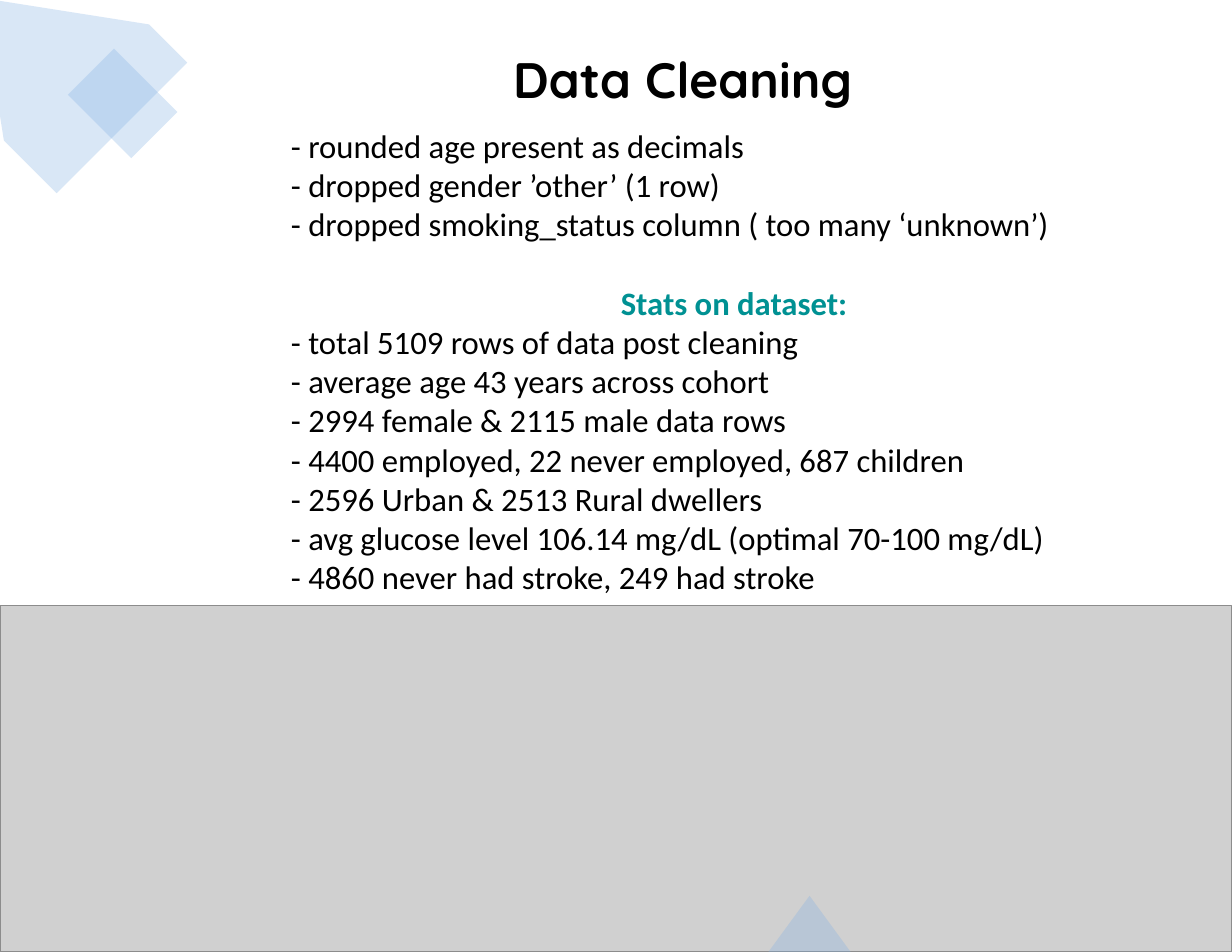
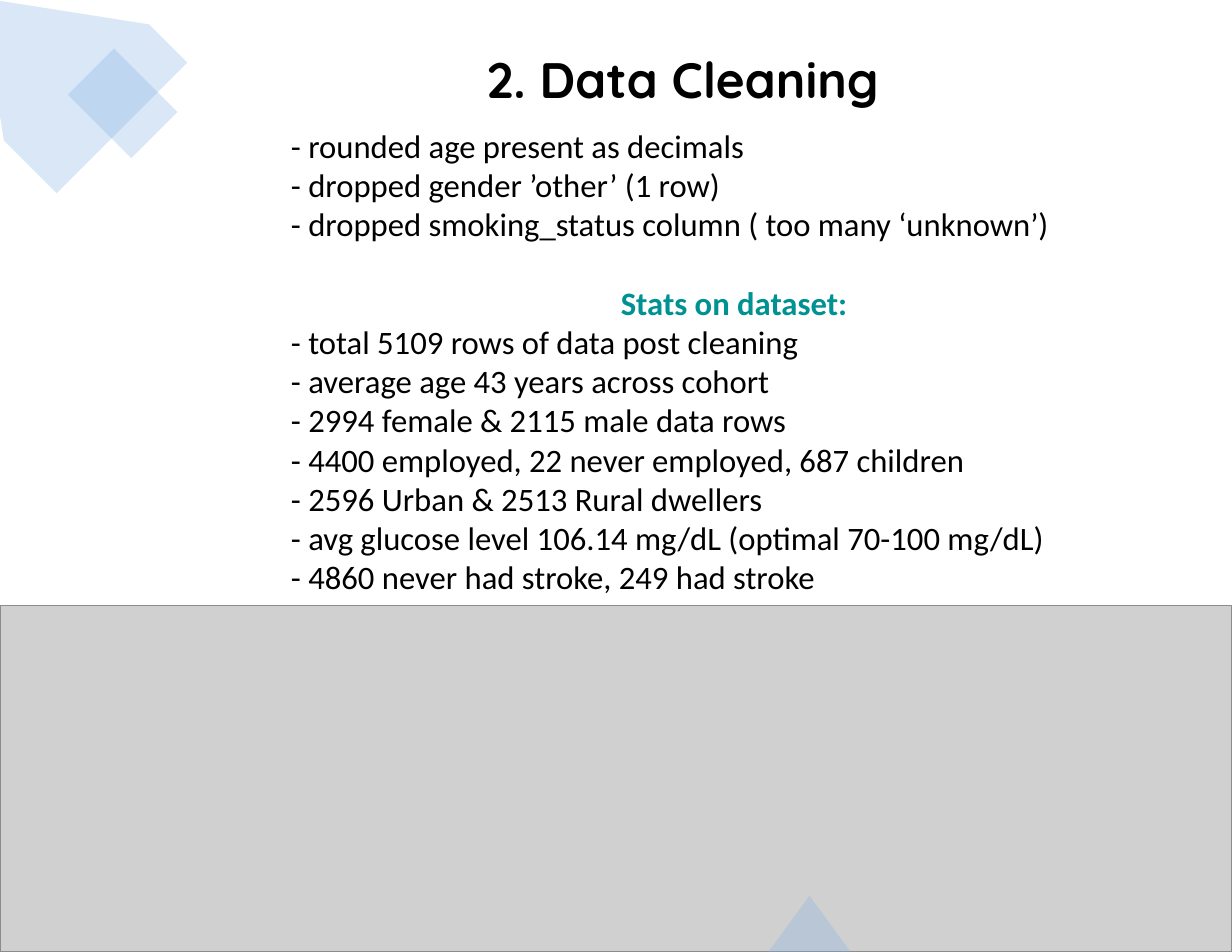
Before and after one commit to jojoalva/Stroke-Project-4, a slide deck: slide 4 of Presentation/Project4_presentation_draft.pptx. Drawn at 1232x952 pixels with LibreOffice and Linux fonts; fonts in the diff are those of the drawing; grey boxes stand for pictures. Boxes give left, top, right and bottom in pixels: in the first picture for what was removed or moved away, otherwise in the second. Text is boxed around its words. In the diff, an @@ line names an element or a change of style, - is before the commit and + after.

```diff
--- a/Presentation/Project4_presentation_draft.pptx
+++ b/Presentation/Project4_presentation_draft.pptx
@@ text at box(487, 61, 879, 108): text changed @@
-Data Cleaning
+2. Data Cleaning
```
Also in this commit, not shown: 15 other slides changed, 7 slides added, 1 slide removed, 1 other file.
